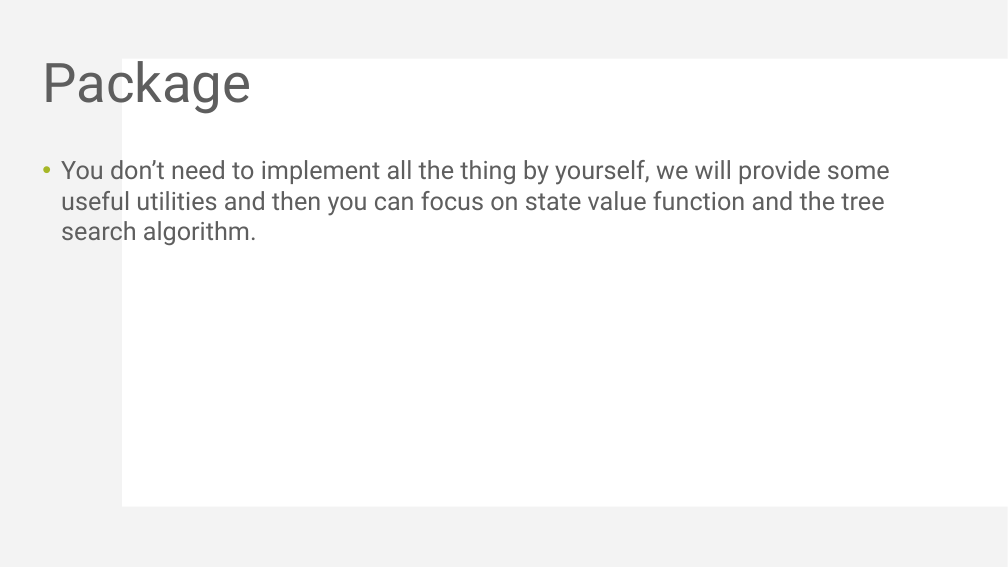
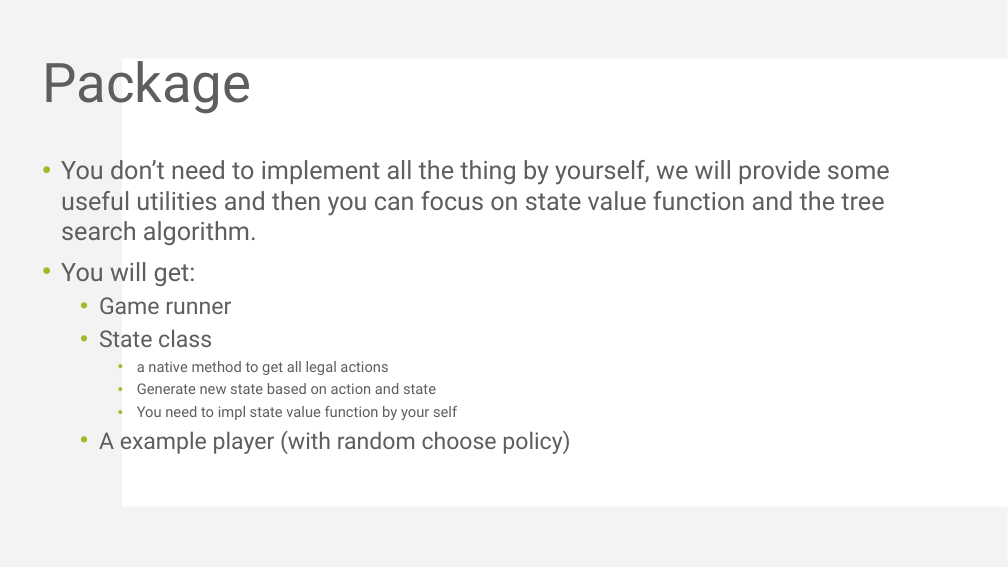
Before and after one commit to KohakuBlueleaf/MiniChess, a slide deck: slide 65 of document/Mini Project 3 introduction.pptx (slide 64 before the commit). Drawn at 1008x567 pixels with LibreOffice and Linux fonts; fonts in the diff are those of the drawing. Boxes give left, top, right and bottom in pixels: in the first picture for what was removed or moved away, otherwise in the second. Text is boxed around its words. In the diff, an @@ line names an element or a change of style, - is before the commit and + after.

```diff
--- a/document/Mini Project 3 introduction.pptx
+++ b/document/Mini Project 3 introduction.pptx
@@ text at (x1=61, y1=262, x2=570, y2=454): paragraphs added @@
+• You will get:
+  • Game runner
+  • State class
+    • a native method to get all legal actions
+    • Generate new state based on action and state
+    • You need to impl state value function by your self
+  • A example player (with random choose policy)
```
Also in this commit, not shown: 2 other slides changed, 19 slides added, 1 other file.
